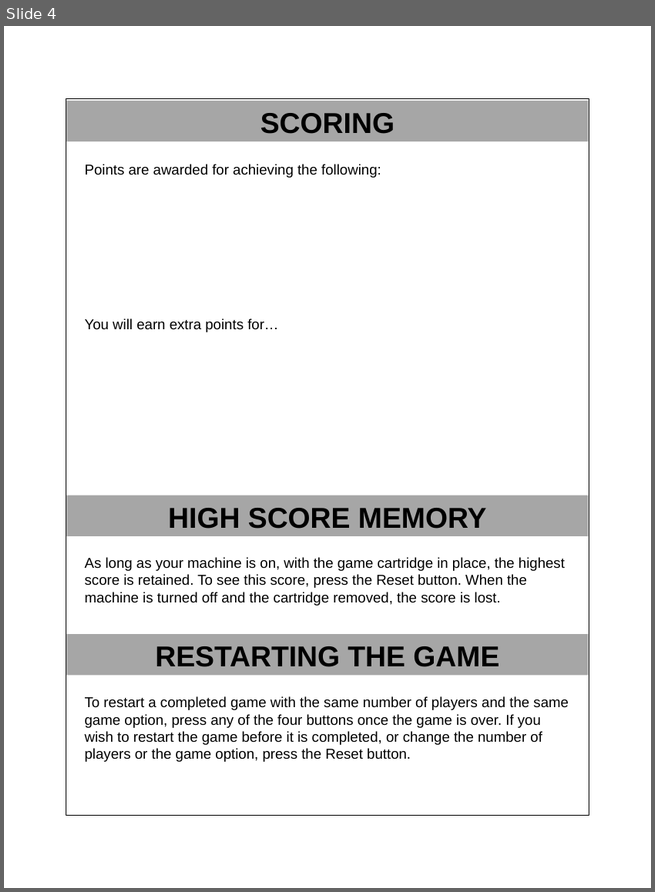
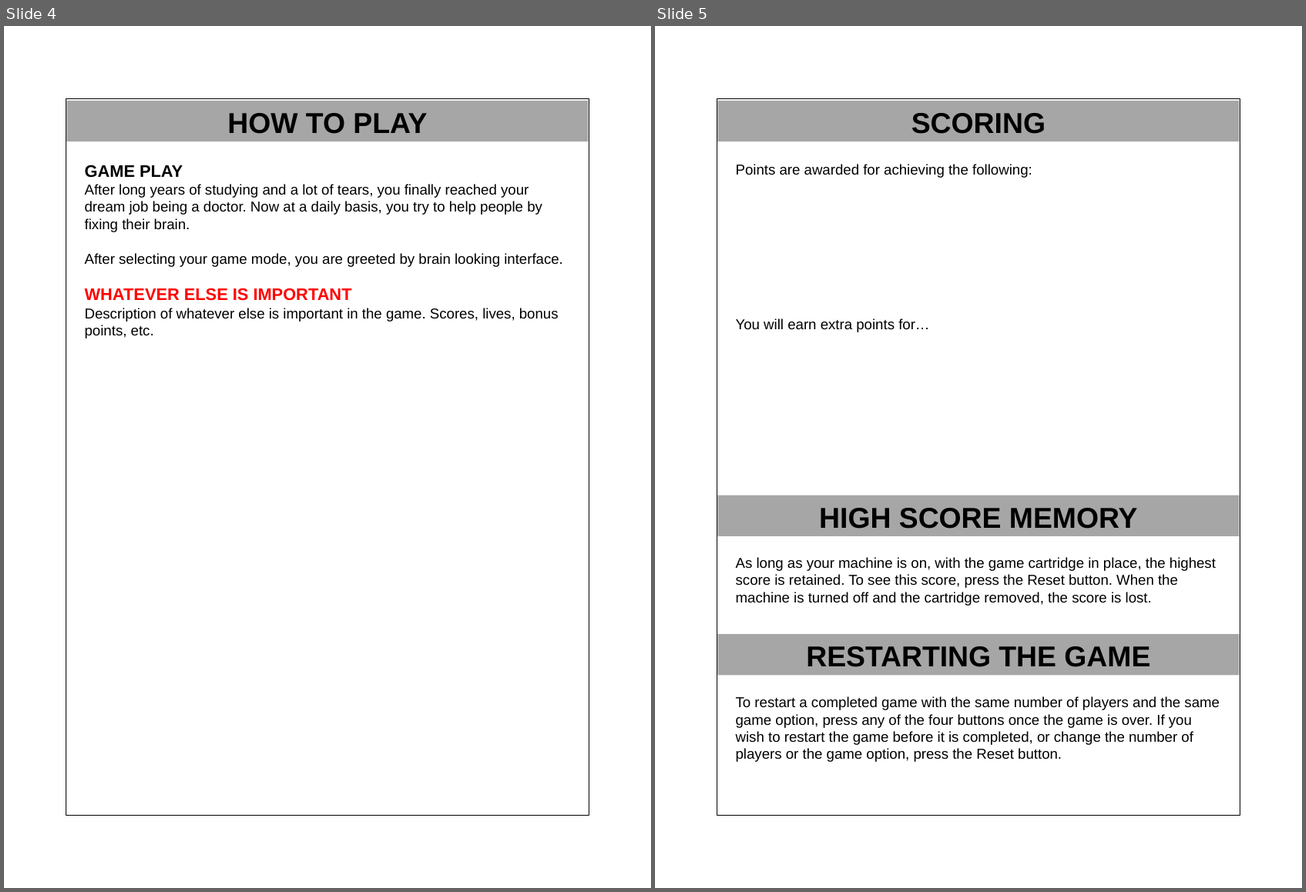
Before and after one commit to ErlindS/NeuroVector, a slide deck: Vectrex/projects/NeuroVector/manual/manual_template.pptx. Shown side by side, each under a label of ours: slide 4 before the commit, slides 4 and 5 after it. The pictures are 655x892 and 1306x892 pixels, drawn with LibreOffice and Linux fonts; fonts in the diff are those of the drawing. Boxes give left, top, right and bottom in pixels: in the first picture for what was removed or moved away, otherwise in the second. Text is boxed around its words. In the diff, an @@ line names an element or a change of style, - is before the commit and + after.

```diff
--- a/Vectrex/projects/NeuroVector/manual/manual_template.pptx
+++ b/Vectrex/projects/NeuroVector/manual/manual_template.pptx
@@ slide 4 added at bbox=[4, 26, 651, 888], background #FFFFFF; not listed: 1 template element that a slide beside it also shows @@
@@ rectangle added at bbox=[67, 100, 588, 142], fill #A6A6A6, 24 pt, text #000000, bold @@
+HOW TO PLAY
@@ text added at bbox=[85, 165, 563, 339], 12 pt, text #000000 @@
+GAME PLAY
+After long years of studying and a lot of tears, you finally reached your dream job being a doctor. Now at a daily basis, you try to help people by fixing their brain.
+After selecting your game mode, you are greeted by brain looking interface.
+WHATEVER ELSE IS IMPORTANT
+Description of whatever else is important in the game. Scores, lives, bonus points, etc.
@@ what was slide 4 is now slide 5 @@
```
Also in this commit, not shown: 3 slides changed, 1 other slide added, 1 slide removed, 40 other files.
